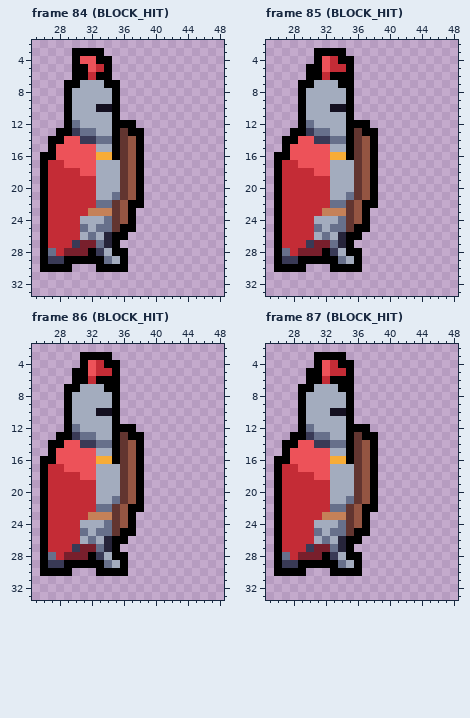
Two versions of one pixel-art file, Orbsmash/ContentSource/Characters/Knight.aseprite. Above is the file before it was changed.
64x34 pixels, 87 frames. Shown: frame 84 (BLOCK_HIT): x 25..48, y 2..33; frame 85 (BLOCK_HIT): x 25..48, y 2..33; frame 86 (BLOCK_HIT): x 25..48, y 2..33; frame 87 (BLOCK_HIT): x 25..48, y 2..33. The commit also changed other frames, which this record leaves out.
After:
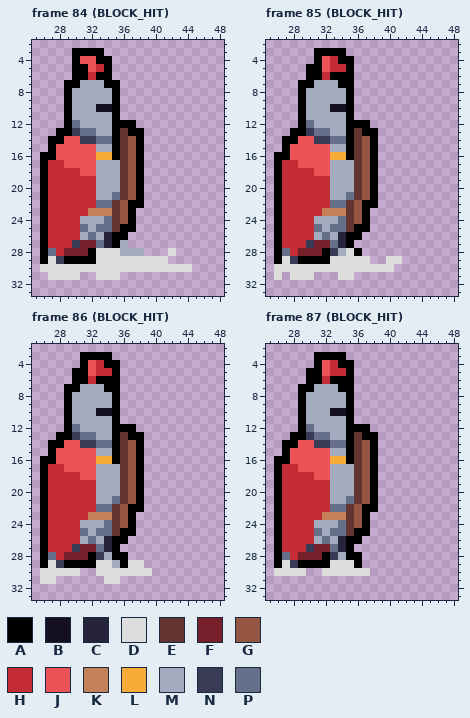
Palette (. is transparent): A #000000  B #141020  C #26243a  D #dddddd  E #623530  F #781f2c  G #945542  H #c42c36  J #ed5259  K #c58158  L #f7ac37  M #a3acbe  N #393a56  P #67708b
The edit:
Frame 84 (BLOCK_HIT), layer "effects":
There is now colour D in row 28 at x 42; in row 29 at x 37 to 41; in row 30 at x 30 to 32 and 37 to 44; in row 31 at x 27 to 30 and 33 to 35.
The edit turns colour A into colour D in row 28 at x 35; in row 29 at x 33 and 36; in row 30 at x 26 to 29 and 33 to 36.
The edit turns colour M into colour D in row 28 at x 34; in row 29 at x 35.
The edit turns colour N into colour D in row 28 at x 33; in row 29 at x 27.
The edit turns colour P into colour D in row 29 at x 34.
There is now colour M in row 27 at x 36; in row 28 at x 37 to 38.
The edit turns colour A into colour M in row 28 at x 36.
Frame 85 (BLOCK_HIT), layer "effects":
There is now colour D in row 29 at x 37 and 40 to 41; in row 30 at x 30 to 32 and 37 to 40; in row 31 at x 26, 28 to 30 and 34 to 35.
The edit turns colour A into colour D in row 28 at x 35; in row 29 at x 33 and 36; in row 30 at x 26 to 29 and 33 to 36.
The edit turns colour M into colour D in row 29 at x 35.
The edit turns colour N into colour D in row 29 at x 27.
The edit turns colour P into colour D in row 29 at x 34.
Frame 86 (BLOCK_HIT), layer "effects":
There is now colour D in row 29 at x 37 to 38; in row 30 at x 30 and 37 to 39; in row 31 at x 26 to 27 and 34 to 35.
The edit turns colour A into colour D in row 29 at x 33; in row 30 at x 26 to 29 and 33 to 36.
The edit turns colour N into colour D in row 29 at x 27.
The edit turns colour P into colour D in row 29 at x 34.
Frame 87 (BLOCK_HIT), layer "effects":
There is now colour D in row 30 at x 32 and 37.
The edit turns colour A into colour D in row 29 at x 33; in row 30 at x 26 to 29 and 33 to 36.
The edit turns colour M into colour D in row 29 at x 35.
The edit turns colour N into colour D in row 29 at x 27.
The edit turns colour P into colour D in row 29 at x 34.
Where, in picture pixels (left, top, right, bottom), the same in both pictures:
changed: (40, 240, 192, 280)
changed: (274, 248, 402, 280)
changed: (40, 560, 152, 584)
changed: (274, 560, 370, 576)
